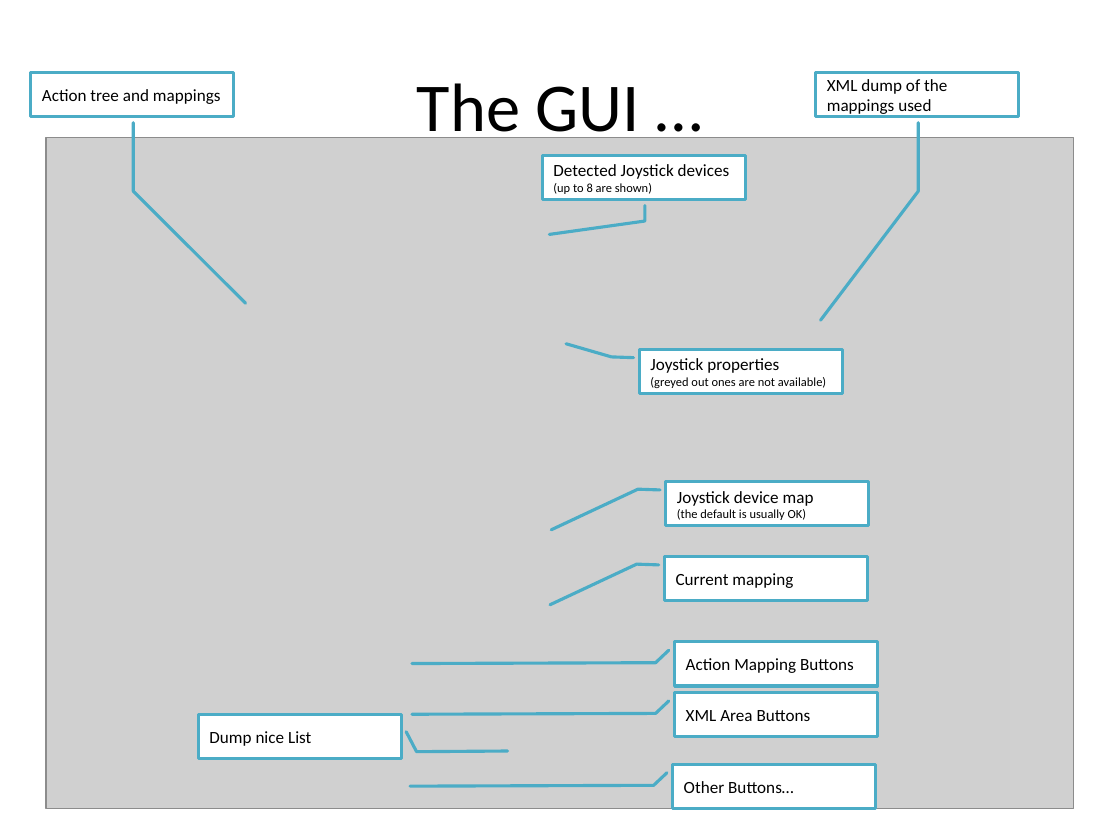
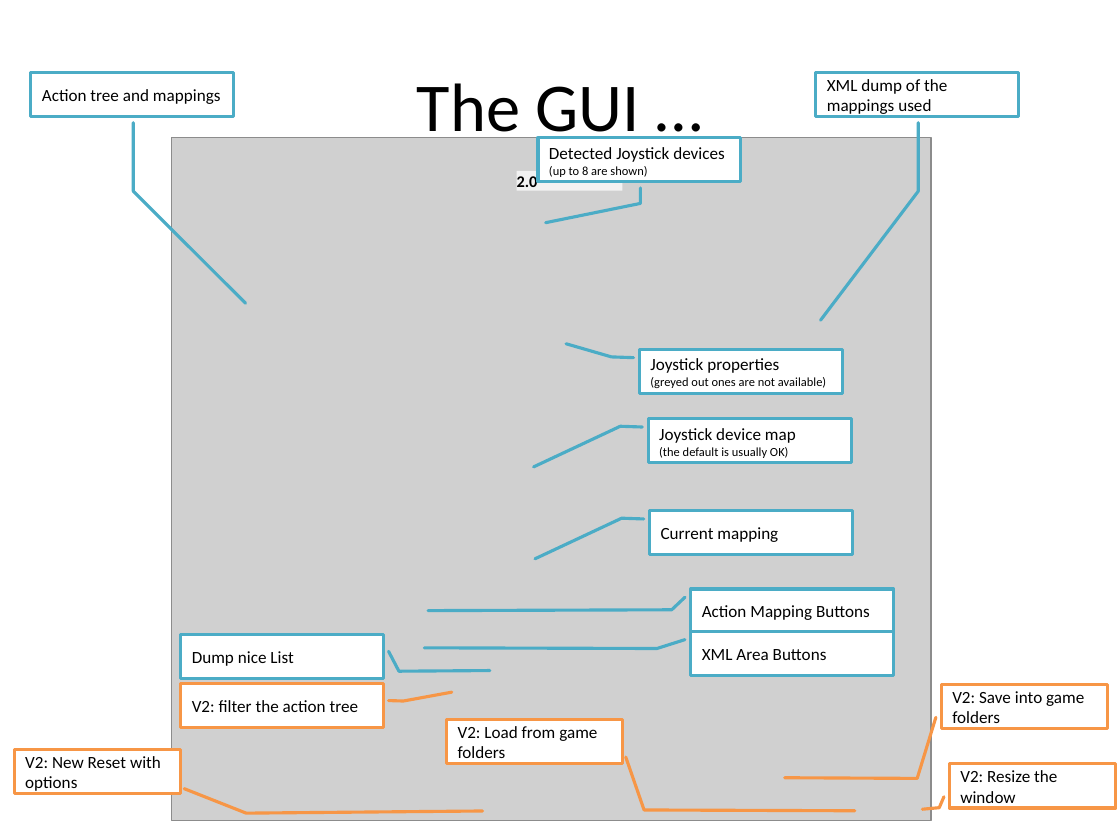
Before and after one commit to SCToolsfactory/SCJMapper-V2, a slide deck: slide 4 of doc/SCJMapper_QGuide.pptx. Drawn at 1120x840 pixels with LibreOffice and Linux fonts; fonts in the diff are those of the drawing; grey boxes stand for pictures. Boxes give left, top, right and bottom in pixels: in the first picture for what was removed or moved away, otherwise in the second. Text is boxed around its words. In the diff, an @@ line names an element or a change of style, - is before the commit and + after.

```diff
--- a/doc/SCJMapper_QGuide.pptx
+++ b/doc/SCJMapper_QGuide.pptx
@@ picture: place and size @@
-picture at (46, 138, 1074, 809)
+picture at (172, 138, 932, 821)
@@ border callout "Detected Joystick devices": place and size @@
-border callout "Detected Joystick devices" at (542, 156, 745, 199)
+border callout "Detected Joystick devices" at (538, 138, 740, 181)
@@ border callout "Detected Joystick devices" at (538, 138, 740, 181): proportions changed @@
@@ rectangle added at (516, 171, 622, 192), fill #F2F2F2, 10.5 pt, text #000000, bold @@
+2.0
@@ border callout "Joystick device map": place and size @@
-border callout "Joystick device map" at (665, 482, 868, 525)
+border callout "Joystick device map" at (648, 419, 851, 463)
@@ border callout "Current mapping": place and size @@
-border callout "Current mapping" at (664, 557, 867, 600)
+border callout "Current mapping" at (650, 511, 852, 554)
@@ border callout "Action Mapping Buttons": place and size @@
-border callout "Action Mapping Buttons" at (674, 642, 877, 685)
+border callout "Action Mapping Buttons" at (691, 589, 894, 633)
@@ border callout "Dump nice List": place and size @@
-border callout "Dump nice List" at (198, 715, 401, 758)
+border callout "Dump nice List" at (180, 634, 383, 678)
@@ border callout "XML Area Buttons" at (691, 632, 894, 675): proportions changed @@
@@ border callout "XML Area Buttons": place and size @@
-border callout "XML Area Buttons" at (674, 692, 877, 736)
+border callout "XML Area Buttons" at (691, 632, 894, 675)
@@ border callout added at (180, 683, 383, 727), fill #FFFFFF, outline #F79646 2 pt, 11 pt, text #000000 @@
+V2: filter the action tree
@@ border callout added at (941, 684, 1108, 728), fill #FFFFFF, outline #F79646 2 pt, 11 pt, text #000000 @@
+V2: Save into game folders
@@ border callout added at (447, 720, 623, 764), fill #FFFFFF, outline #F79646 2 pt, 11 pt, text #000000 @@
+V2: Load from game folders
@@ border callout added at (15, 750, 181, 794), fill #FFFFFF, outline #F79646 2 pt, 11 pt, text #000000 @@
+V2: New Reset with options
@@ border callout removed at (673, 765, 876, 809) @@
-Other Buttons…
@@ border callout added at (950, 764, 1117, 808), fill #FFFFFF, outline #F79646 2 pt, 11 pt, text #000000 @@
+V2: Resize the window
```
Also in this commit, not shown: 8 other slides changed, 5 slides added, 1 slide removed, 1 other file.
